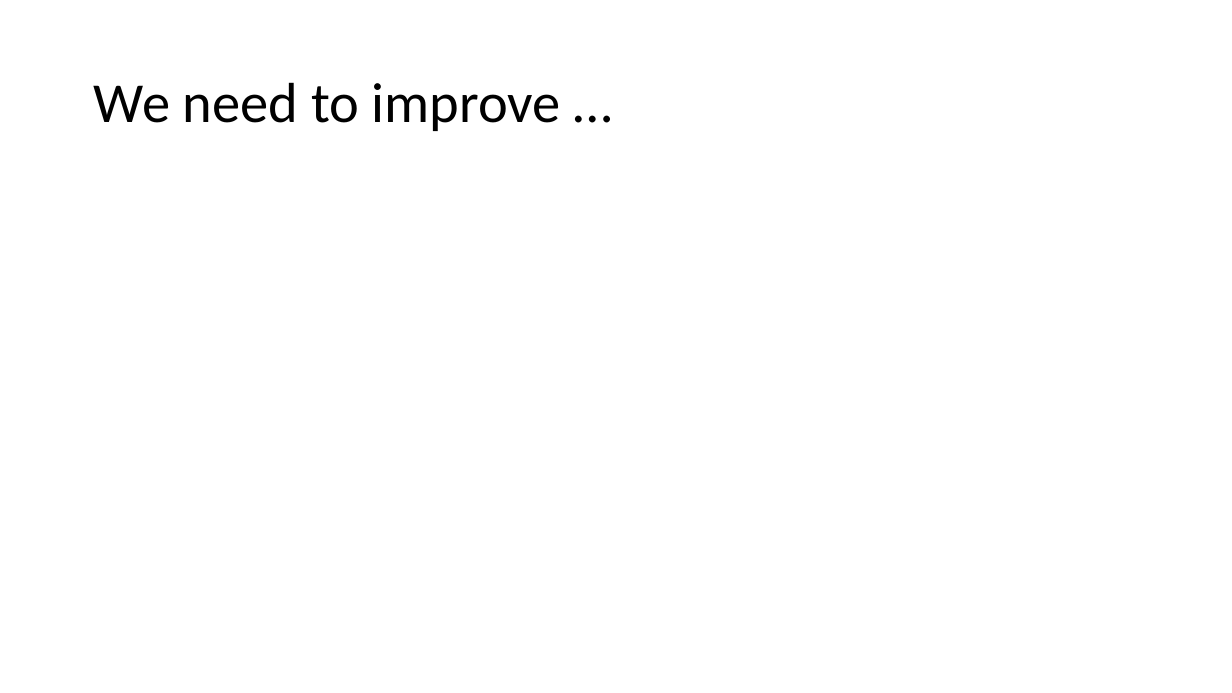
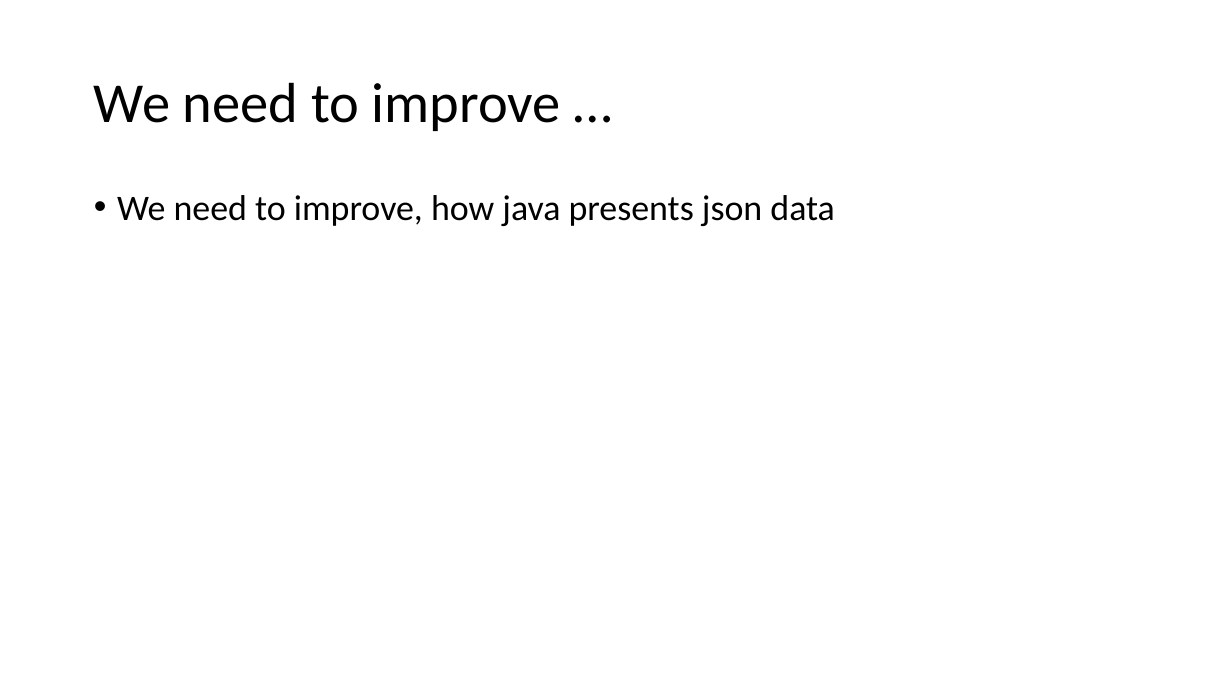
Before and after one commit to Institute-Web-Science-and-Technologies/OKB, a slide deck: slide 4 of submissions/w2/w2_OKB-C.pptx. Drawn at 1232x693 pixels with LibreOffice and Linux fonts; fonts in the diff are those of the drawing. Boxes give left, top, right and bottom in pixels: in the first picture for what was removed or moved away, otherwise in the second. Text is boxed around its words. In the diff, an @@ line names an element or a change of style, - is before the commit and + after.

```diff
--- a/submissions/w2/w2_OKB-C.pptx
+++ b/submissions/w2/w2_OKB-C.pptx
@@ text added at bbox=[117, 195, 835, 226], 28 pt, text #000000 @@
+• We need to improve, how java presents json data
```
Also in this commit, not shown: 1 slide added, 1 slide removed.
